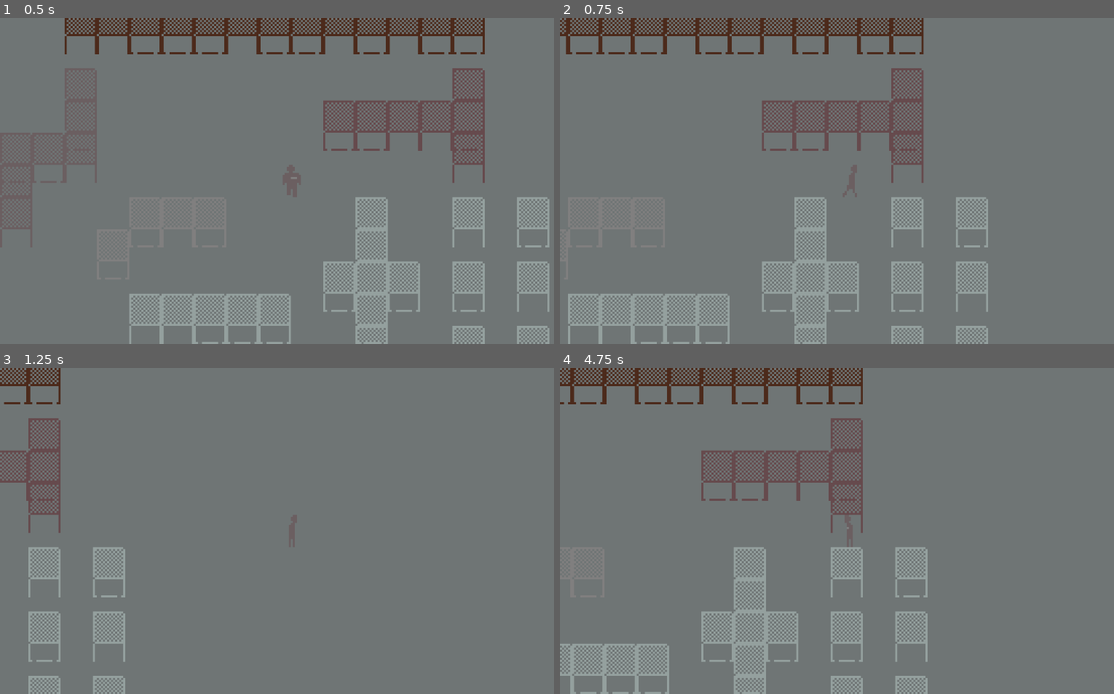
Above: before the commit, frames 1-4 (two rows, left to right).
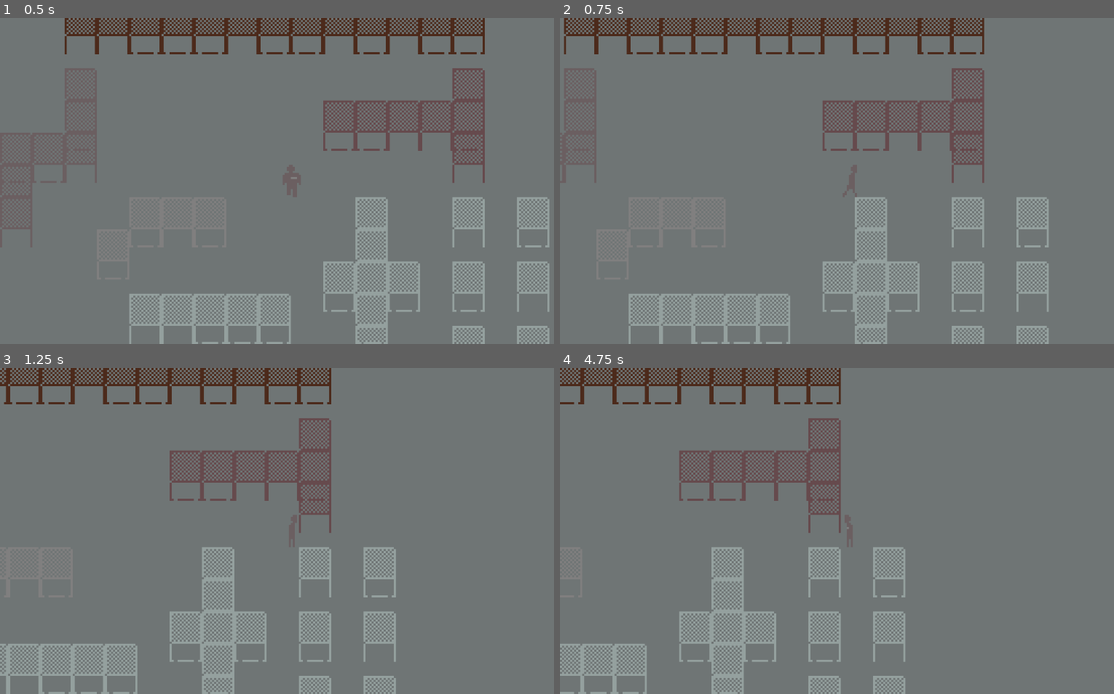
Above: after the commit, the same moments.

Repository: impstudio2024/gwj74
Game: Godot game, scene res://scenes/polygon_level.tscn
Same seed, same stepped clock (60 frames per second), same inputs: the game is played once before the commit and once after it.
Inputs:
- Up to frame 1 (0.5 s): no input
- Up to frame 2 (0.75 s): tap Enter at 0.5 s; hold D (move_right) from 0.53 s (still down)
- Up to frame 3 (1.25 s): keep holding D (move_right)
- Up to frame 4 (4.75 s): release D (move_right) at 1.28 s; hold S (move_down) 1.28-2.03 s; hold D (move_right) 2.03-2.78 s; hold W (move_up) 2.78-3.53 s; hold A (move_left) from 3.53 s (still down)

Frame 1 is identical in both runs. In frame 2, 13% of the frame differs, in the area x 0-89%, y 0-100%; in frame 3, 14%; in frame 4, 14%, in the area x 0-67%, y 0-100%.

Commit message:
tweak player speed and adjust wall collisions

Diff:
--- a/godotwildjam2024_2dtopdownhorror/scenes/player.tscn
+++ b/godotwildjam2024_2dtopdownhorror/scenes/player.tscn
@@ -85,9 +85,16 @@
 "speed": 5.0
 }]
 
+[sub_resource type="RectangleShape2D" id="RectangleShape2D_2na6s"]
+size = Vector2(9, 16)
+
 [node name="Player" type="CharacterBody2D"]
 script = ExtResource("1_jaktl")
 
 [node name="Sprite" type="AnimatedSprite2D" parent="."]
 sprite_frames = SubResource("SpriteFrames_gn4cd")
 animation = &"moving_down"
+
+[node name="CollisionShape2D" type="CollisionShape2D" parent="."]
+position = Vector2(-0.5, 0)
+shape = SubResource("RectangleShape2D_2na6s")
--- a/godotwildjam2024_2dtopdownhorror/scenes/polygon_level.tscn
+++ b/godotwildjam2024_2dtopdownhorror/scenes/polygon_level.tscn
@@ -10,7 +10,7 @@
 0:0/0 = 0
 0:0/0/terrain_set = 0
 0:0/0/terrain = 0
-0:0/0/physics_layer_0/polygon_0/points = PackedVector2Array(-8, -8, 8, -8, 8, 8, -8, 8)
+0:0/0/physics_layer_0/polygon_0/points = PackedVector2Array(-8, 0, 8, 0, 8, 8, -8, 8)
 0:0/0/terrains_peering_bit/right_side = 0
 0:0/0/terrains_peering_bit/bottom_right_corner = 0
 0:0/0/terrains_peering_bit/bottom_side = 0
@@ -22,7 +22,7 @@
 1:0/0 = 0
 1:0/0/terrain_set = 0
 1:0/0/terrain = 0
-1:0/0/physics_layer_0/polygon_0/points = PackedVector2Array(-8, -8, 8, -8, 8, 8, -8, 8)
+1:0/0/physics_layer_0/polygon_0/points = PackedVector2Array(-8, 0, 8, 0, 8, 8, -8, 8)
 1:0/0/terrains_peering_bit/right_side = 0
 1:0/0/terrains_peering_bit/bottom_right_corner = 0
 1:0/0/terrains_peering_bit/bottom_side = 0
@@ -34,7 +34,7 @@
 3:0/0 = 0
 3:0/0/terrain_set = 0
 3:0/0/terrain = 1
-3:0/0/physics_layer_0/polygon_0/points = PackedVector2Array(-8, -8, 8, -8, 8, 8, -8, 8)
+3:0/0/physics_layer_0/polygon_0/points = PackedVector2Array(-8, 0, 8, 0, 8, 8, -8, 8)
 3:0/0/terrains_peering_bit/right_side = 1
 3:0/0/terrains_peering_bit/bottom_right_corner = 1
 3:0/0/terrains_peering_bit/bottom_side = 1
@@ -46,7 +46,7 @@
 4:0/0 = 0
 4:0/0/terrain_set = 0
 4:0/0/terrain = 1
-4:0/0/physics_layer_0/polygon_0/points = PackedVector2Array(-8, -8, 8, -8, 8, 8, -8, 8)
+4:0/0/physics_layer_0/polygon_0/points = PackedVector2Array(-8, 0, 8, 0, 8, 8, -8, 8)
 4:0/0/terrains_peering_bit/right_side = 1
 4:0/0/terrains_peering_bit/bottom_right_corner = 1
 4:0/0/terrains_peering_bit/bottom_side = 1
@@ -58,7 +58,7 @@
 6:0/0 = 0
 6:0/0/terrain_set = 0
 6:0/0/terrain = 2
-6:0/0/physics_layer_0/polygon_0/points = PackedVector2Array(-8, -8, 8, -8, 8, 8, -8, 8)
+6:0/0/physics_layer_0/polygon_0/points = PackedVector2Array(-8, 0, 8, 0, 8, 8, -8, 8)
 6:0/0/terrains_peering_bit/right_side = 2
 6:0/0/terrains_peering_bit/bottom_right_corner = 2
 6:0/0/terrains_peering_bit/bottom_side = 2
@@ -70,7 +70,7 @@
 7:0/0 = 0
 7:0/0/terrain_set = 0
 7:0/0/terrain = 2
-7:0/0/physics_layer_0/polygon_0/points = PackedVector2Array(-8, -8, 8, -8, 8, 8, -8, 8)
+7:0/0/physics_layer_0/polygon_0/points = PackedVector2Array(-8, 0, 8, 0, 8, 8, -8, 8)
 7:0/0/terrains_peering_bit/right_side = 2
 7:0/0/terrains_peering_bit/bottom_right_corner = 2
 7:0/0/terrains_peering_bit/bottom_side = 2
@@ -82,7 +82,7 @@
 0:1/0 = 0
 0:1/0/terrain_set = 0
 0:1/0/terrain = 3
-0:1/0/physics_layer_0/polygon_0/points = PackedVector2Array(-8, -8, 8, -8, 8, 0, -8, 0)
+0:1/0/physics_layer_0/polygon_0/points = PackedVector2Array(-8, 0, 8, 0, 8, 8, -8, 8)
 0:1/0/terrains_peering_bit/right_side = 3
 0:1/0/terrains_peering_bit/bottom_right_corner = 3
 0:1/0/terrains_peering_bit/bottom_side = 3
@@ -94,7 +94,7 @@
 1:1/0 = 0
 1:1/0/terrain_set = 0
 1:1/0/terrain = 3
-1:1/0/physics_layer_0/polygon_0/points = PackedVector2Array(-8, -8, 8, -8, 8, 0, -8, 0)
+1:1/0/physics_layer_0/polygon_0/points = PackedVector2Array(-8, 0, 8, 0, 8, 8, -8, 8)
 1:1/0/terrains_peering_bit/right_side = 3
 1:1/0/terrains_peering_bit/bottom_right_corner = 3
 1:1/0/terrains_peering_bit/bottom_side = 3
@@ -106,7 +106,7 @@
 3:1/0 = 0
 3:1/0/terrain_set = 0
 3:1/0/terrain = 4
-3:1/0/physics_layer_0/polygon_0/points = PackedVector2Array(-8, -8, 8, -8, 8, 0, -8, 0)
+3:1/0/physics_layer_0/polygon_0/points = PackedVector2Array(-8, 0, 8, 0, 8, 8, -8, 8)
 3:1/0/terrains_peering_bit/right_side = 4
 3:1/0/terrains_peering_bit/bottom_right_corner = 4
 3:1/0/terrains_peering_bit/bottom_side = 4
@@ -118,7 +118,7 @@
 4:1/0 = 0
 4:1/0/terrain_set = 0
 4:1/0/terrain = 4
-4:1/0/physics_layer_0/polygon_0/points = PackedVector2Array(-8, -8, 8, -8, 8, 0, -8, 0)
+4:1/0/physics_layer_0/polygon_0/points = PackedVector2Array(-8, 0, 8, 0, 8, 8, -8, 8)
 4:1/0/terrains_peering_bit/right_side = 4
 4:1/0/terrains_peering_bit/bottom_right_corner = 4
 4:1/0/terrains_peering_bit/bottom_side = 4
@@ -130,7 +130,7 @@
 6:1/0 = 0
 6:1/0/terrain_set = 0
 6:1/0/terrain = 5
-6:1/0/physics_layer_0/polygon_0/points = PackedVector2Array(-8, -8, 8, -8, 8, 0, -8, 0)
+6:1/0/physics_layer_0/polygon_0/points = PackedVector2Array(-8, 0, 8, 0, 8, 8, -8, 8)
 6:1/0/terrains_peering_bit/right_side = 5
 6:1/0/terrains_peering_bit/bottom_right_corner = 5
 6:1/0/terrains_peering_bit/bottom_side = 5
@@ -142,7 +142,7 @@
 7:1/0 = 0
 7:1/0/terrain_set = 0
 7:1/0/terrain = 5
-7:1/0/physics_layer_0/polygon_0/points = PackedVector2Array(-8, -8, 8, -8, 8, 0, -8, 0)
+7:1/0/physics_layer_0/polygon_0/points = PackedVector2Array(-8, 0, 8, 0, 8, 8, -8, 8)
 7:1/0/terrains_peering_bit/right_side = 5
 7:1/0/terrains_peering_bit/bottom_right_corner = 5
 7:1/0/terrains_peering_bit/bottom_side = 5
@@ -153,52 +153,34 @@
 7:1/0/terrains_peering_bit/top_right_corner = 5
 0:2/0 = 0
 0:2/0/terrain_set = 0
-0:2/0/physics_layer_0/polygon_0/points = PackedVector2Array(-8, -8, 8, -8, 8, 8, -8, 8)
 1:2/0 = 0
 1:2/0/terrain_set = 0
-1:2/0/physics_layer_0/polygon_0/points = PackedVector2Array(-8, -8, 8, -8, 8, 8, -8, 8)
 3:2/0 = 0
 3:2/0/terrain_set = 0
-3:2/0/physics_layer_0/polygon_0/points = PackedVector2Array(-8, -8, 8, -8, 8, 8, -8, 8)
 4:2/0 = 0
 4:2/0/terrain_set = 0
-4:2/0/physics_layer_0/polygon_0/points = PackedVector2Array(-8, -8, 8, -8, 8, 8, -8, 8)
 6:2/0 = 0
 6:2/0/terrain_set = 0
-6:2/0/physics_layer_0/polygon_0/points = PackedVector2Array(-8, -8, 8, -8, 8, 8, -8, 8)
 7:2/0 = 0
 7:2/0/terrain_set = 0
-7:2/0/physics_layer_0/polygon_0/points = PackedVector2Array(-8, -8, 8, -8, 8, 8, -8, 8)
 0:3/0 = 0
 0:3/0/terrain_set = 0
-0:3/0/physics_layer_0/polygon_0/points = PackedVector2Array(-8, -8, 8, -8, 8, 0, -8, 0)
 1:3/0 = 0
 1:3/0/terrain_set = 0
-1:3/0/physics_layer_0/polygon_0/points = PackedVector2Array(-8, -8, 8, -8, 8, 0, -8, 0)
 3:3/0 = 0
 3:3/0/terrain_set = 0
-3:3/0/physics_layer_0/polygon_0/points = PackedVector2Array(-8, -8, 8, -8, 8, 0, -8, 0)
 4:3/0 = 0
 4:3/0/terrain_set = 0
-4:3/0/physics_layer_0/polygon_0/points = PackedVector2Array(-8, -8, 8, -8, 8, 0, -8, 0)
 6:3/0 = 0
 6:3/0/terrain_set = 0
-6:3/0/physics_layer_0/polygon_0/points = PackedVector2Array(-8, -8, 8, -8, 8, 0, -8, 0)
 7:3/0 = 0
 7:3/0/terrain_set = 0
-7:3/0/physics_layer_0/polygon_0/points = PackedVector2Array(-8, -8, 8, -8, 8, 0, -8, 0)
 0:4/0 = 0
-0:4/0/physics_layer_0/polygon_0/points = PackedVector2Array(-8, -8, 8, -8, 8, 8, -8, 8)
 1:4/0 = 0
-1:4/0/physics_layer_0/polygon_0/points = PackedVector2Array(-8, -8, 8, -8, 8, 8, -8, 8)
 2:4/0 = 0
-2:4/0/physics_layer_0/polygon_0/points = PackedVector2Array(-8, -8, 8, -8, 8, 8, -8, 8)
 3:4/0 = 0
-3:4/0/physics_layer_0/polygon_0/points = PackedVector2Array(-8, -8, 8, -8, 8, 8, -8, 8)
 4:4/0 = 0
-4:4/0/physics_layer_0/polygon_0/points = PackedVector2Array(-8, -8, 8, -8, 8, 8, -8, 8)
 5:4/0 = 0
-5:4/0/physics_layer_0/polygon_0/points = PackedVector2Array(-8, -8, 8, -8, 8, 8, -8, 8)
 
 [sub_resource type="TileSet" id="TileSet_j7bfm"]
 physics_layer_0/collision_layer = 1
--- a/godotwildjam2024_2dtopdownhorror/scripts/player.gd
+++ b/godotwildjam2024_2dtopdownhorror/scripts/player.gd
@@ -1,5 +1,5 @@
 extends CharacterBody2D
-var speed = 300.0
+var speed = 150.0
 @onready var sprite = $Sprite
 
 func _ready():
Not shown: 1 places in godotwildjam2024_2dtopdownhorror/scenes/player.tscn that only renumber resources
